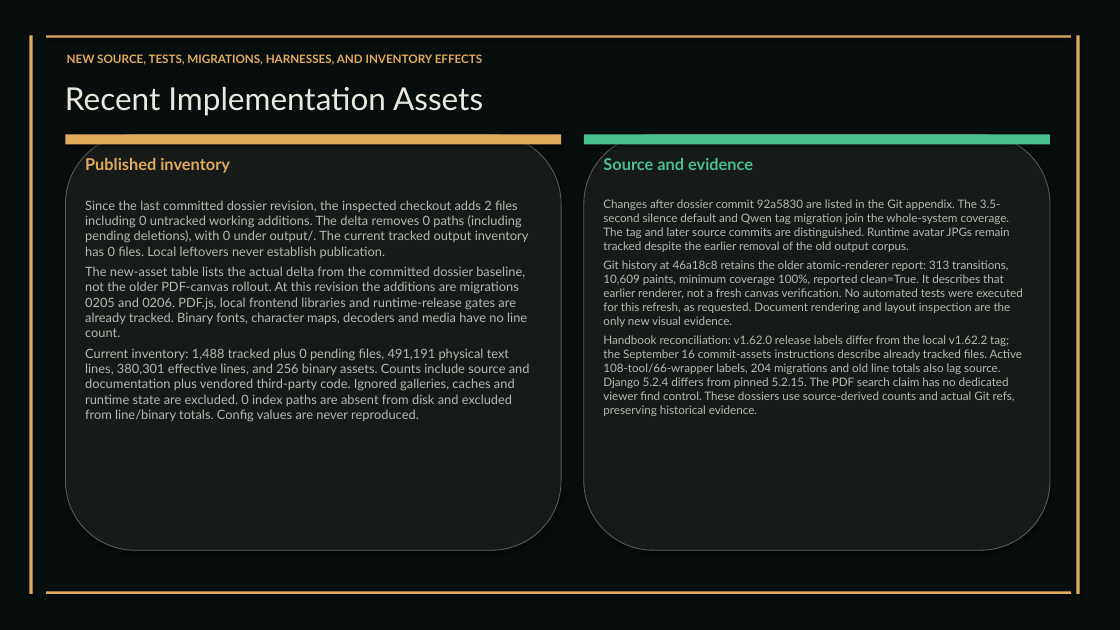
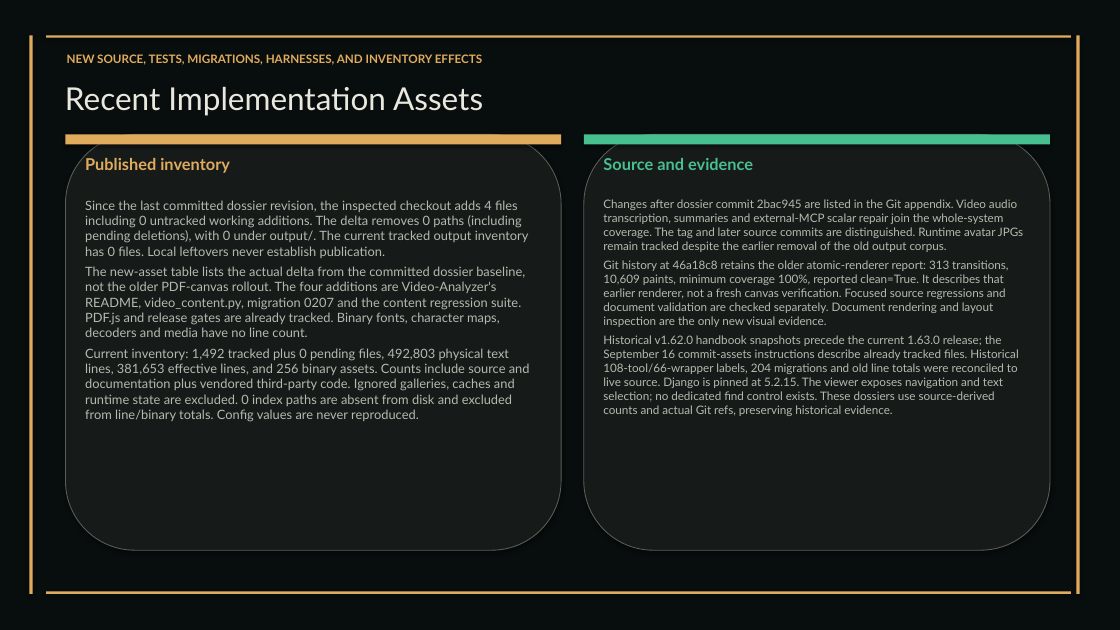
Before and after one commit to XAIHT/Tlamatini, a slide deck: slide 36 of Tlamatini_eXtended_Artificial_Intelligence_Humanly_Tempered.pptx. Drawn at 1120x630 pixels with LibreOffice and Linux fonts; fonts in the diff are those of the drawing. Boxes give left, top, right and bottom in pixels: in the first picture for what was removed or moved away, otherwise in the second. Text is boxed around its words. In the diff, an @@ line names an element or a change of style, - is before the commit and + after.

Commit message:
Bumping the empowering Video-Analyzer agent to 1.63.0, by angelahack1

```diff
--- a/Tlamatini_eXtended_Artificial_Intelligence_Humanly_Tempered.pptx
+++ b/Tlamatini_eXtended_Artificial_Intelligence_Humanly_Tempered.pptx
@@ text at [85, 200, 530, 422]: text changed @@
-Since the last committed dossier revision, the inspected checkout adds 2 files including 0 untracked working additions. The delta removes 0 paths (including pending deletions), with 0 under output/. The current tracked output inventory has 0 files. Local leftovers never establish publication.
-The new-asset table lists the actual delta from the committed dossier baseline, not the older PDF-canvas rollout. At this revision the additions are migrations 0205 and 0206. PDF.js, local frontend libraries and runtime-release gates are already tracked. Binary fonts, character maps, decoders and media have no line count.
-Current inventory: 1,488 tracked plus 0 pending files, 491,191 physical text lines, 380,301 effective lines, and 256 binary assets. Counts include source and documentation plus vendored third-party code. Ignored galleries, caches and runtime state are excluded. 0 index paths are absent from disk and excluded from line/binary totals. Config values are never reproduced.
+Since the last committed dossier revision, the inspected checkout adds 4 files including 0 untracked working additions. The delta removes 0 paths (including pending deletions), with 0 under output/. The current tracked output inventory has 0 files. Local leftovers never establish publication.
+The new-asset table lists the actual delta from the committed dossier baseline, not the older PDF-canvas rollout. The four additions are Video-Analyzer's README, video_content.py, migration 0207 and the content regression suite. PDF.js and release gates are already tracked. Binary fonts, character maps, decoders and media have no line count.
+Current inventory: 1,492 tracked plus 0 pending files, 492,803 physical text lines, 381,653 effective lines, and 256 binary assets. Counts include source and documentation plus vendored third-party code. Ignored galleries, caches and runtime state are excluded. 0 index paths are absent from disk and excluded from line/binary totals. Config values are never reproduced.
@@ text at [603, 199, 1023, 416]: text changed @@
-Changes after dossier commit 92a5830 are listed in the Git appendix. The 3.5-second silence default and Qwen tag migration join the whole-system coverage. The tag and later source commits are distinguished. Runtime avatar JPGs remain tracked despite the earlier removal of the old output corpus.
-Git history at 46a18c8 retains the older atomic-renderer report: 313 transitions, 10,609 paints, minimum coverage 100%, reported clean=True. It describes that earlier renderer, not a fresh canvas verification. No automated tests were executed for this refresh, as requested. Document rendering and layout inspection are the only new visual evidence.
-Handbook reconciliation: v1.62.0 release labels differ from the local v1.62.2 tag; the September 16 commit-assets instructions describe already tracked files. Active 108-tool/66-wrapper labels, 204 migrations and old line totals also lag source. Django 5.2.4 differs from pinned 5.2.15. The PDF search claim has no dedicated viewer find control. These dossiers use source-derived counts and actual Git refs, preserving historical evidence.
+Changes after dossier commit 2bac945 are listed in the Git appendix. Video audio transcription, summaries and external-MCP scalar repair join the whole-system coverage. The tag and later source commits are distinguished. Runtime avatar JPGs remain tracked despite the earlier removal of the old output corpus.
+Git history at 46a18c8 retains the older atomic-renderer report: 313 transitions, 10,609 paints, minimum coverage 100%, reported clean=True. It describes that earlier renderer, not a fresh canvas verification. Focused source regressions and document validation are checked separately. Document rendering and layout inspection are the only new visual evidence.
+Historical v1.62.0 handbook snapshots precede the current 1.63.0 release; the September 16 commit-assets instructions describe already tracked files. Historical 108-tool/66-wrapper labels, 204 migrations and old line totals were reconciled to live source. Django is pinned at 5.2.15. The viewer exposes navigation and text selection; no dedicated find control exists. These dossiers use source-derived counts and actual Git refs, preserving historical evidence.
```
Also in this commit, not shown: 61 other slides changed, 1 slide added, 1 slide removed, 17 other files.
